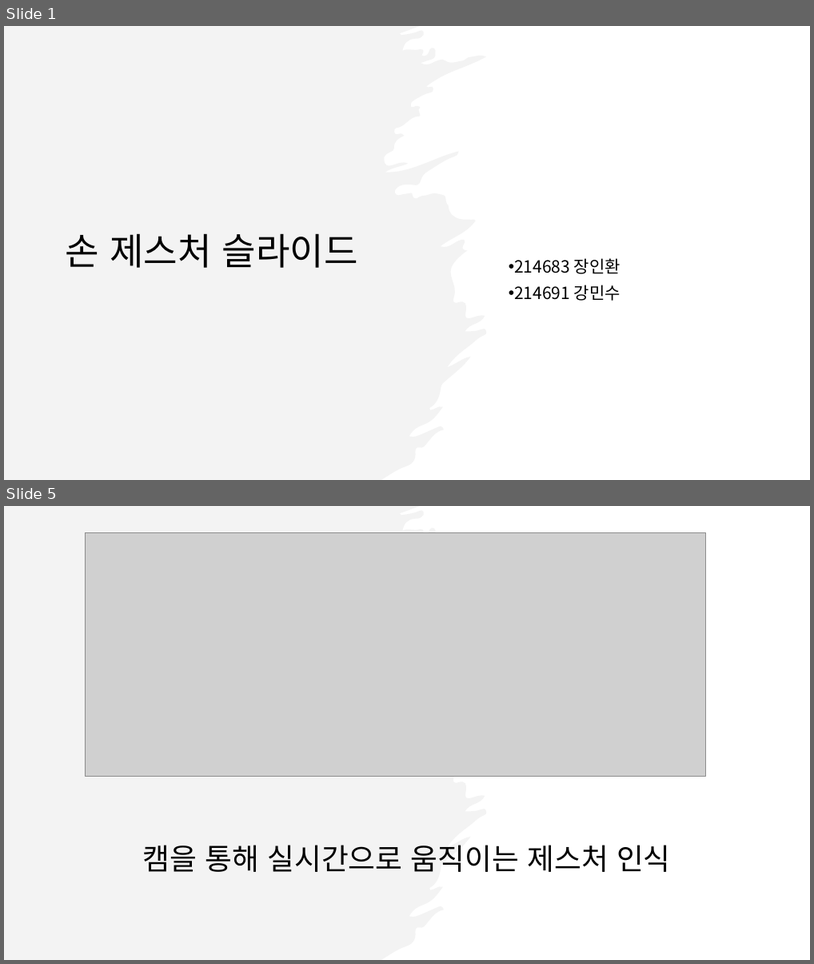
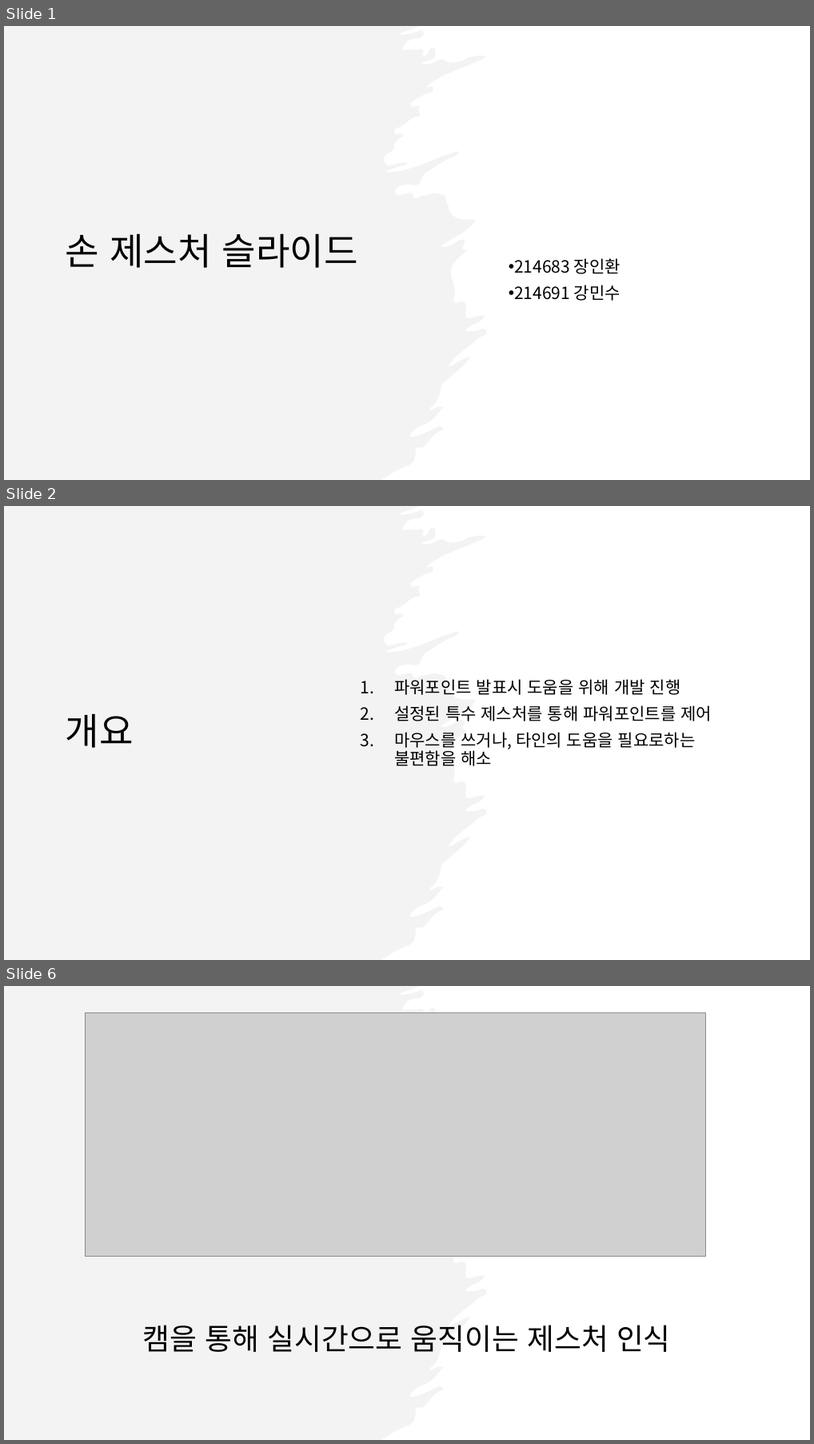
Before and after one commit to juhwonee/open_project, a slide deck: MinsooKang/오픈소스(대충).pptx. Shown one above the other, each under a label of ours: slides 1 and 5 before the commit, slides 1, 2 and 6 after it; the slides between them are not shown. The pictures are 814x964 and 814x1444 pixels, drawn with LibreOffice and Linux fonts; fonts in the diff are those of the drawing; grey boxes stand for pictures. Boxes give left, top, right and bottom in pixels: in the first picture for what was removed or moved away, otherwise in the second. Text is boxed around its words. In the diff, an @@ line names an element or a change of style, - is before the commit and + after.

Commit message:
코드 수정 및 파워포인트 추가

```diff
--- a/MinsooKang/오픈소스(대충).pptx
+++ b/MinsooKang/오픈소스(대충).pptx
@@ slide 2 added at bbox=[4, 506, 810, 960], background #FFFFFF @@
@@ freeform shape added at bbox=[4, 506, 486, 960], fill #E8E8E8 at 50% opacity @@
@@ text added at bbox=[394, 679, 712, 766], 20 pt, text #000000 @@
+1. 파워포인트 발표시 도움을 위해 개발 진행
+2. 설정된 특수 제스처를 통해 파워포인트를 제어
+3. 마우스를 쓰거나, 타인의 도움을 필요로하는 불편함을 해소
@@ title added at bbox=[66, 713, 134, 748], 44 pt, text #000000 @@
+개요
@@ what was slide 5 is now slide 6 @@
```
Also in this commit, not shown: 3 slides changed, 8 other files.
